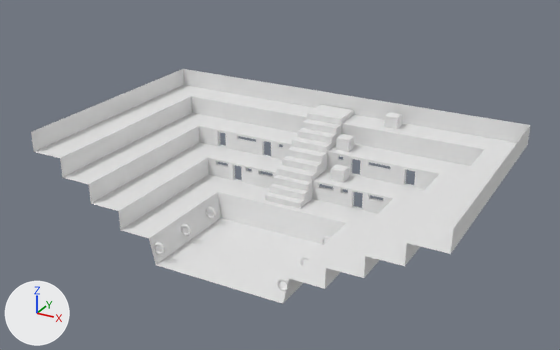
The Blender file 2_Produccion/3D/objects/xibalba/templo.blend as it was, and as the next commit left it.
The view is the same before and after, from a camera (50 mm lens) standing at (50.6, -82.9, 55.2) and looking at (-0.5, 10.2, 8.7). Lighting does not change. The marker at lower left points along +X, +Y and +Z.

The scene before the commit, as lines of its bpy script (objects in view):
```python
me_plane = bpy.data.meshes.new('Plane')
me_plane.from_pydata(...)  # 412 vertices, 359 faces; spans x -29.0..8.4, y 0.0..31.1, z 0.0..16.1
me_plane_003 = bpy.data.meshes.new('Plane.003')
me_plane_003.from_pydata(...)  # a box spanning x -17.54..-15.5, y 5.28..7.4, z 6.84..8.85
ob_plane = bpy.data.objects.new('Plane', me_plane)
ob_plane.location = (0.0, 0.0, 0.0)
ob_plane.rotation_euler = (0.0, 0.0, -1.571)  # degrees (0, 0, -90)
_m = ob_plane.modifiers.new('Mirror', 'MIRROR')
_m.use_axis = (False, True, False)
_m.use_clip = True
ob_plane_008 = bpy.data.objects.new('Plane.008', me_plane_003)
ob_plane_008.location = (0.0, 0.0, 0.0)
ob_plane_008.rotation_euler = (0.0, 0.0, -1.571)  # degrees (0, 0, -90)
ob_plane_009 = bpy.data.objects.new('Plane.009', me_plane_003)
ob_plane_009.location = (-1.4, 4.9, 3.1)
ob_plane_009.rotation_euler = (0.0, 0.0, -1.571)  # degrees (0, 0, -90)
ob_plane_010 = bpy.data.objects.new('Plane.010', me_plane_003)
ob_plane_010.location = (4.3, 10.2, 6.0)
ob_plane_010.rotation_euler = (0.0, 0.0, -1.571)  # degrees (0, 0, -90)
```
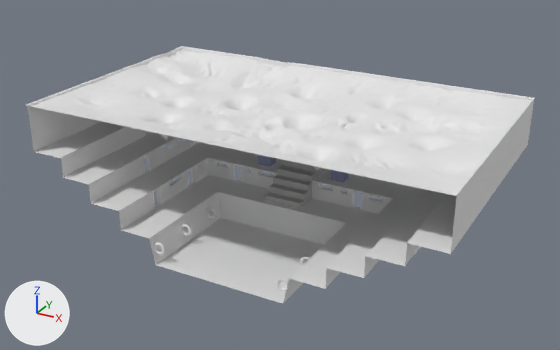
Commit message: luis: Primera version del templo

What differs and where, as boxes [x1, y1, x2, y2] in the pictures (560 x 350 px):
'Plane', reshaped (9% taller): before [31, 69, 530, 304]; after [27, 47, 534, 304]
'Plane.011', added: after [26, 46, 535, 196]
'Plane.008', recoloured (grey to blue): [330, 164, 349, 183] in both
'Plane.009', recoloured: [336, 134, 354, 152] in both
'Plane.010', recoloured: [384, 112, 402, 129] in both
'Plane.014', added: after [258, 155, 276, 167]
part 1 of me_plane, added: after [119, 158, 340, 287]
part 2 of me_plane, added: after [61, 127, 445, 265]
part 3 of me_plane, added: after [322, 68, 356, 75]
part 4 of me_plane, built on: before [31, 69, 530, 288]; after [27, 47, 534, 278]
part 5 of me_plane, recoloured (white to grey): before [265, 110, 354, 208]; after [265, 159, 326, 208]

Edits to the bpy script that builds the scene:
```text
Add mat_material_002:
    mat_material_002 = diffuse_material('Material.002')
    mat_material_002.base_color = (0.497, 0.497, 0.497)  # grey #bbbbbb
Add mat_material_001:
    mat_material_001 = diffuse_material('Material.001')
    mat_material_001.base_color = (0.8, 0.8, 0.8)  # white #e7e7e7
Add mat_material:
    mat_material = diffuse_material('Material')
    mat_material.base_color = (0.28, 0.302, 0.467)  # blue #9095b6
Change me_plane_003:
    where me_plane_003.from_pydata(...)  # 8 vertices, 6 faces; spans x -17.54..-15.5, y 5.28..7.4, z 6.84..8.85
    add me_plane_003.materials.append(mat_material)  # blue #9095b6
Change me_plane:
    used by ob_plane; location = (0.0, 0.0, 0.0); rotation_euler = (0.0, 0.0, -1.571), in degrees (0, 0, -90)
    remove me_plane.from_pydata(...)  # 412 vertices, 359 faces; spans x -29.0..8.4, y 0.0..31.1, z 0.0..16.1
    add me_plane.from_pydata(...)  # 663 vertices, 523 faces; spans x -29.7..8.4, y 0.0..31.1, z 0.0..20.1
    me_plane part 1: a new loose piece of 77 vertices spanning x -14.0..8.3, y 16.0..16.9, z 4.0..7.0, in mat_material_001 (white #e7e7e7)
    me_plane part 2: a new loose piece of 70 vertices spanning x -24.0..8.3, y 25.9..26.6, z 10.0..13.0, in mat_material_001 (white #e7e7e7)
    me_plane part 3: a new loose piece of 20 vertices spanning x -29.7..-29.0, y 0.0..3.0, z 13.8..20.1, in mat_material_001 (white #e7e7e7)
    me_plane part 4
    21 vertices are removed from x -29.0..8.4, y 0.0..26.0, z 5.0..16.1
    49 faces are deleted
    10 vertices in x -29.0..8.4, y 5.0..31.1, z 16.1 move by (0.0, 0.0, 4.0)
    6 vertices in x -24.1, y 14.7..23.3, z 10.0..12.6 move by (0.0, -2.0, 0.0)
    4 vertices in x -24.1, y 13.3, z 10.0..12.6 move by (0.0, -2.5, 0.0)
    4 vertices in x -24.1, y 17.6, z 10.0..12.6 move by (0.0, -3.4, 0.0)
    5 vertices move from x -28.8..-24.1, y 3.0..19.2, z 10.0..13.8 to x -29.0..-24.1, y 3.0..16.3, z 10.0..13.8
    69 vertices are added at x -29.0..8.4, y 0.0..21.6, z 7.0..20.1
    6 new vertices lie (0.0, -2.1, 0.0) away from vertices in x -29.0..-24.1, y 13.3..27.9, z 10.0..16.1
    11 new vertices lie (0.0, 0.0, 1.0) away from vertices in x -18.9..-5.2, y 21.0..21.3, z 7.0..8.0
    9 new vertices lie (0.0, 0.0, 1.0) away from vertices in x -18.9..-9.0, y 21.0..21.3, z 8.0
    10 new vertices lie (0.0, 0.0, 0.5) away from vertices in x -18.9..8.4, y 21.0..21.3, z 9.0..9.5
    1 new face joins them, mat_material_002 (grey #bbbbbb)
    97 new faces join them, mat_material_001 (white #e7e7e7)
    me_plane part 5: 53 faces spanning x -29.0..-10.0, y 0.0..3.0, z 4.0..13.8 switch from no material to mat_material_002 (grey #bbbbbb)
    add me_plane.materials.append(mat_material_001)  # white #e7e7e7
Add me_plane_004:
    me_plane_004.from_pydata(...)  # 9153 vertices, 8960 faces; spans x -1.01..0.91, y -0.88..1.05, z -0.37..0.03
    me_plane_004.polygons.foreach_set('use_smooth', [True] * 8960)
Add ob_plane_011:
    ob_plane_011 = bpy.data.objects.new('Plane.011', me_plane_004)
    ob_plane_011.location = (1.2, 9.3, 19.3)
    ob_plane_011.scale = (32.6, 19.9, 22.3)
    _m = ob_plane_011.modifiers.new('Subsurf', 'SUBSURF')
Add ob_plane_014:
    ob_plane_014 = bpy.data.objects.new('Plane.014', me_plane_003)
    ob_plane_014.location = (0.0, 0.0, 0.0)
    ob_plane_014.rotation_euler = (0.0, 0.0, -1.571)  # degrees (0, 0, -90)
    ob_plane_014.scale = (1.0, -1.0, 1.0)
```
